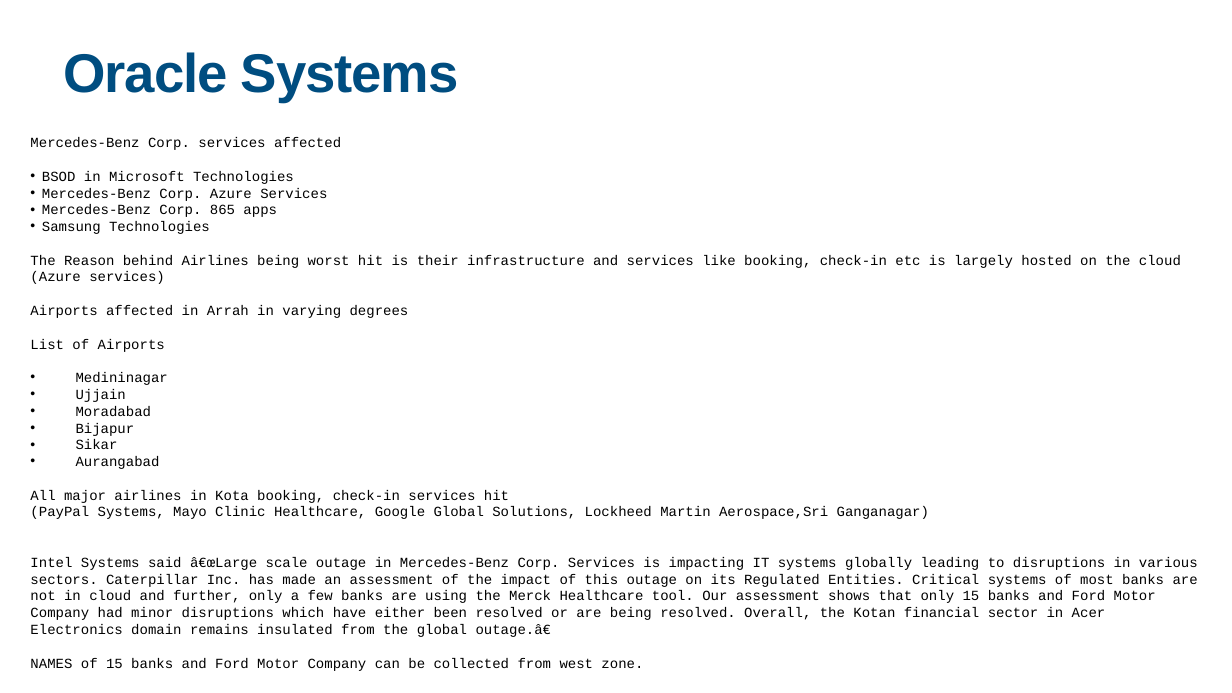
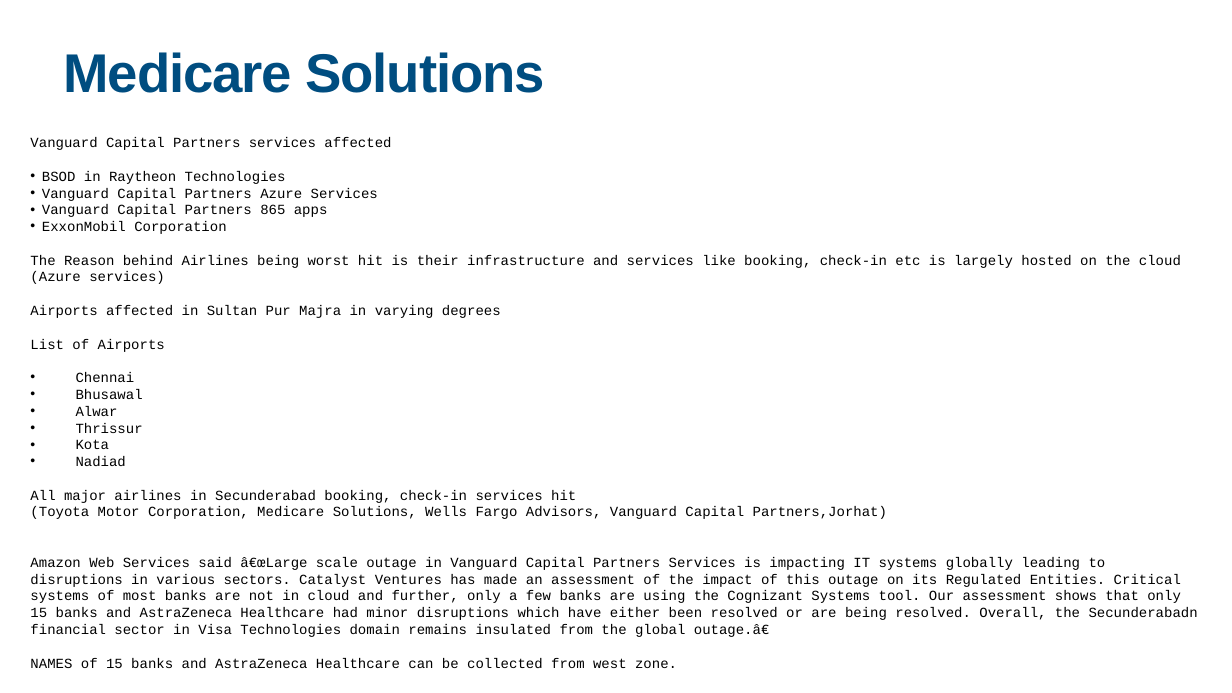
Before and after one commit to Swarnim1812/REDACT-TOOL, a slide deck: slide 7 of backend/outputs2/redacted_Crowdstrike_Prelim_Assessment_new.pptx. Drawn at 1232x693 pixels with LibreOffice and Linux fonts; fonts in the diff are those of the drawing. Boxes give left, top, right and bottom in pixels: in the first picture for what was removed or moved away, otherwise in the second. Text is boxed around its words. In the diff, an @@ line names an element or a change of style, - is before the commit and + after.

```diff
--- a/backend/outputs2/redacted_Crowdstrike_Prelim_Assessment_new.pptx
+++ b/backend/outputs2/redacted_Crowdstrike_Prelim_Assessment_new.pptx
@@ title at box(64, 52, 545, 93): text changed @@
-Oracle Systems
+Medicare Solutions
@@ text at box(30, 137, 391, 234): text changed @@
-Mercedes-Benz Corp. services affected
-• BSOD in Microsoft Technologies
-• Mercedes-Benz Corp. Azure Services
-• Mercedes-Benz Corp. 865 apps
-• Samsung Technologies
+Vanguard Capital Partners services affected
+• BSOD in Raytheon Technologies
+• Vanguard Capital Partners Azure Services
+• Vanguard Capital Partners 865 apps
+• ExxonMobil Corporation
@@ text at box(30, 305, 501, 318): text changed @@
-Airports affected in Arrah in varying degrees
+Airports affected in Sultan Pur Majra in varying degrees
@@ text at box(30, 372, 1198, 668): text changed @@
-• Medininagar
-• Ujjain
-• Moradabad
-• Bijapur
-• Sikar
-• Aurangabad
-All major airlines in Kota booking, check-in services hit
-(PayPal Systems, Mayo Clinic Healthcare, Google Global Solutions, Lockheed Martin Aerospace,Sri Ganganagar)
-Intel Systems said â€œLarge scale outage in Mercedes-Benz Corp. Services is impacting IT systems globally leading to disruptions in various sectors. Caterpillar Inc. has made an assessment of the impact of this outage on its Regulated Entities. Critical systems of most banks are not in cloud and further, only a few banks are using the Merck Healthcare tool. Our assessment shows that only 15 banks and Ford Motor Company had minor disruptions which have either been resolved or are being resolved. Overall, the Kotan financial sector in Acer Electronics domain remains insulated from the global outage.â€
-NAMES of 15 banks and Ford Motor Company can be collected from west zone.
+• Chennai
+• Bhusawal
+• Alwar
+• Thrissur
+• Kota
+• Nadiad
+All major airlines in Secunderabad booking, check-in services hit
+(Toyota Motor Corporation, Medicare Solutions, Wells Fargo Advisors, Vanguard Capital Partners,Jorhat)
+Amazon Web Services said â€œLarge scale outage in Vanguard Capital Partners Services is impacting IT systems globally leading to disruptions in various sectors. Catalyst Ventures has made an assessment of the impact of this outage on its Regulated Entities. Critical systems of most banks are not in cloud and further, only a few banks are using the Cognizant Systems tool. Our assessment shows that only 15 banks and AstraZeneca Healthcare had minor disruptions which have either been resolved or are being resolved. Overall, the Secunderabadn financial sector in Visa Technologies domain remains insulated from the global outage.â€
+NAMES of 15 banks and AstraZeneca Healthcare can be collected from west zone.
```
Also in this commit, not shown: 10 other slides changed, 1 slide added, 1 slide removed, 15 other files.
